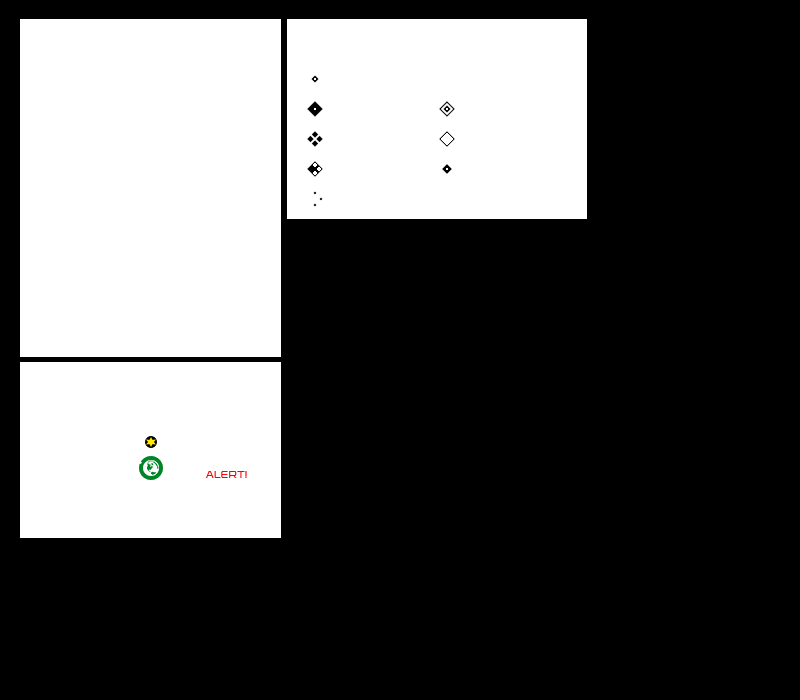
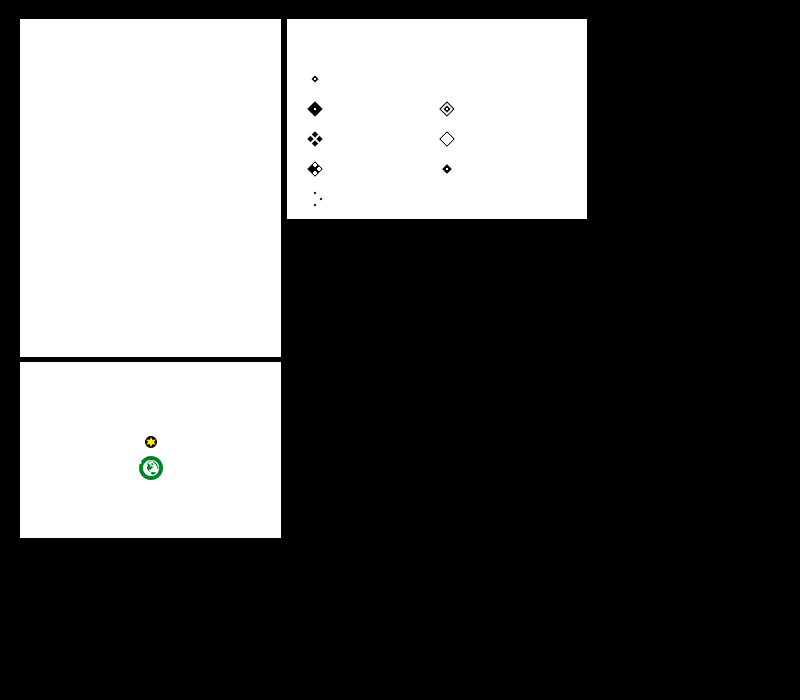
Two versions of the same layered image (800x700). Layer-by-layer changes:
removed layer "Conflict Indicator" (1st of 2, in "Theme" › "Planet Pip Guide") from group "Planet Pip Guide" over (206, 471, 247, 478)
